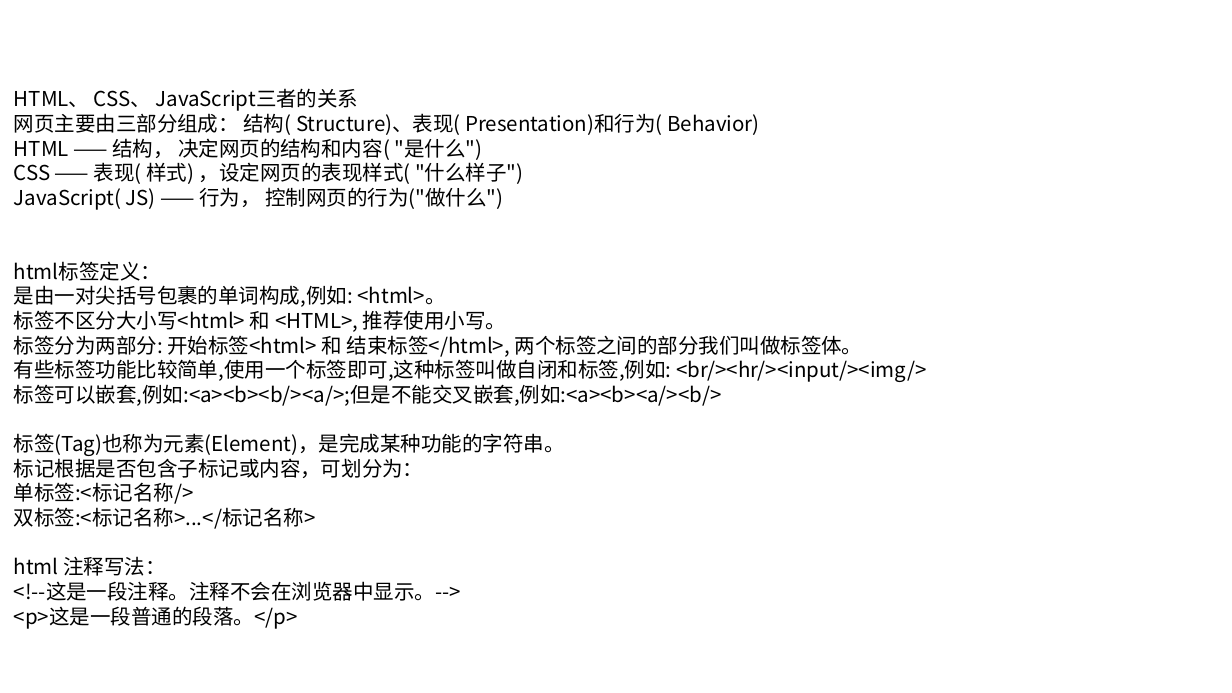
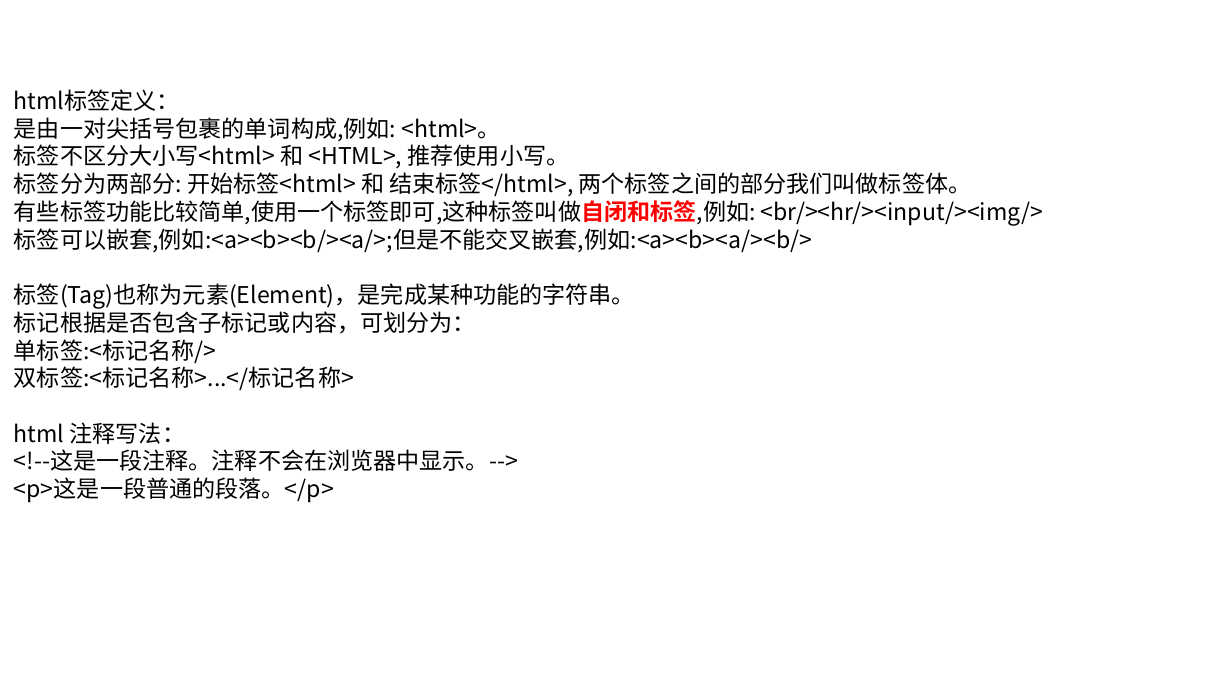
Before and after one commit to linkknown/PPT, a slide deck: slide 7 of 前端PPT/html 简介.pptx (slide 4 before the commit). Drawn at 1232x693 pixels with LibreOffice and Linux fonts; fonts in the diff are those of the drawing; background and template pictures are left out. Boxes give left, top, right and bottom in pixels: in the first picture for what was removed or moved away, otherwise in the second. Text is boxed around its words. In the diff, an @@ line names an element or a change of style, - is before the commit and + after.

```diff
--- a/前端PPT/html 简介.pptx
+++ b/前端PPT/html 简介.pptx
@@ text "html标签定义：" at <box>14,89,1044,503</box>: size 16 to 18 pt; text colour #000000 to #FF0000, bold on in "有些标签功能比较简单,使用一个标签即可,这种标签叫做自闭和标签,例如:" @@
@@ text at <box>14,88,759,210</box>: paragraphs removed @@
-HTML、 CSS、 JavaScript三者的关系
-网页主要由三部分组成： 结构( Structure)、表现( Presentation)和行为( Behavior)
-HTML —— 结构， 决定网页的结构和内容( "是什么")
-CSS —— 表现( 样式) ，设定网页的表现样式( "什么样子")
-JavaScript( JS) —— 行为， 控制网页的行为("做什么")
```
Also in this commit, not shown: 31 other slides changed, 3 slides added.
